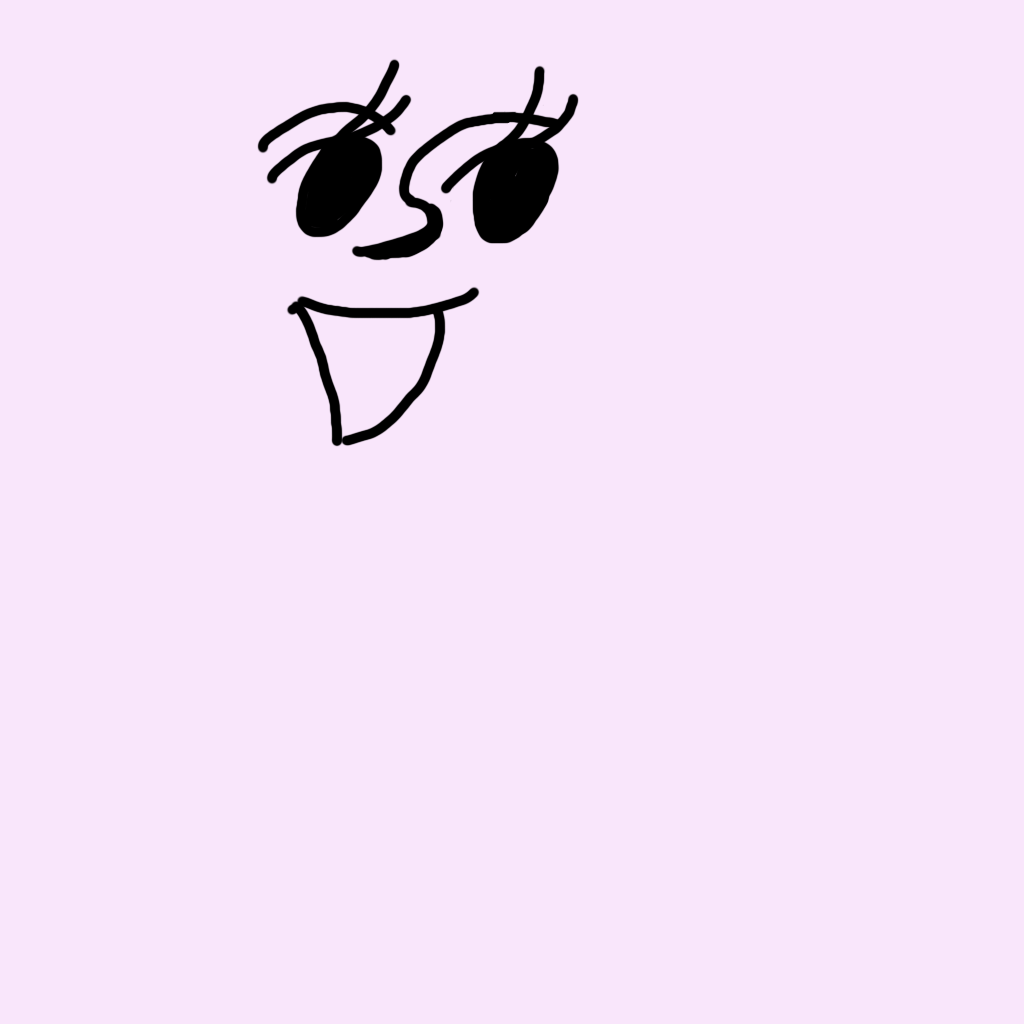
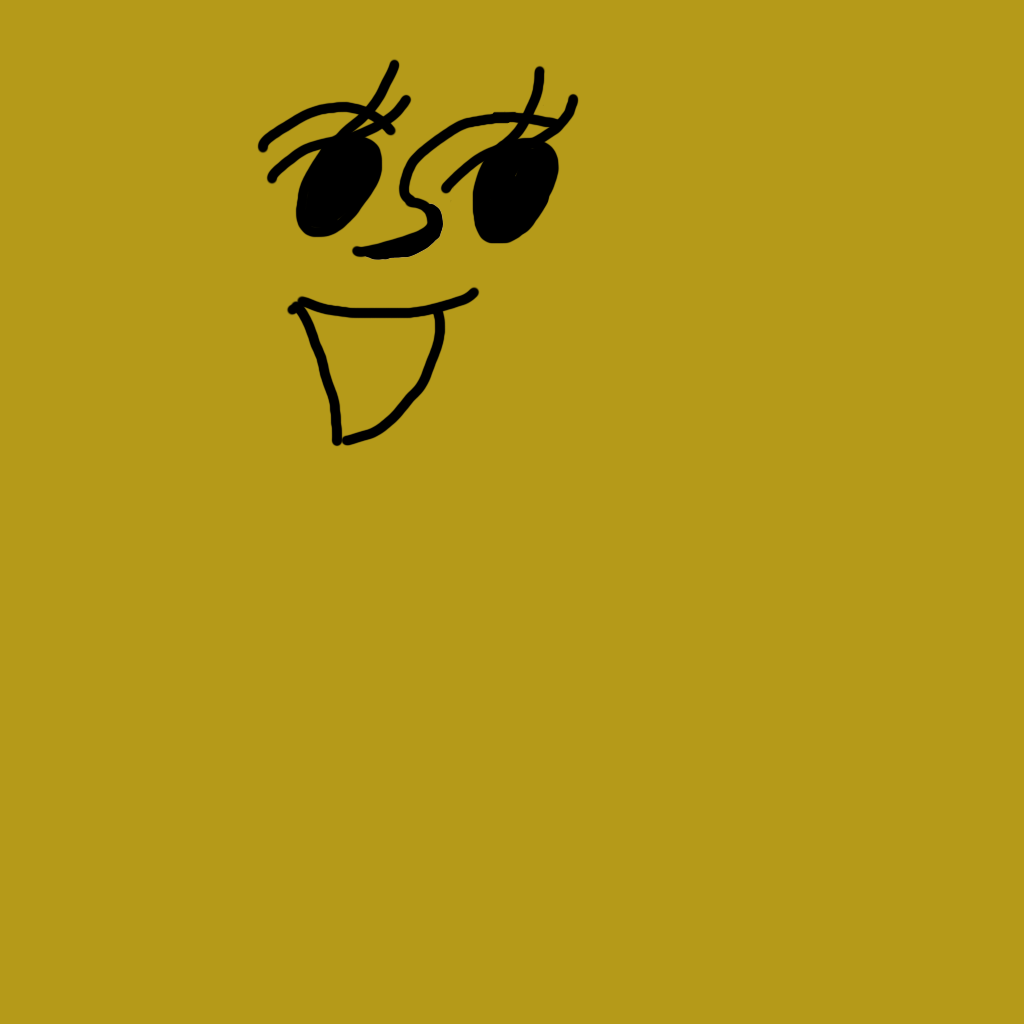
Before/after of a (1024, 1024) layered artwork. What changed in the layer stack:
painted on "レイヤー 2" over [0, 0, 1024, 1024]
painted on "レイヤー 1" over [347, 488, 1014, 994]
